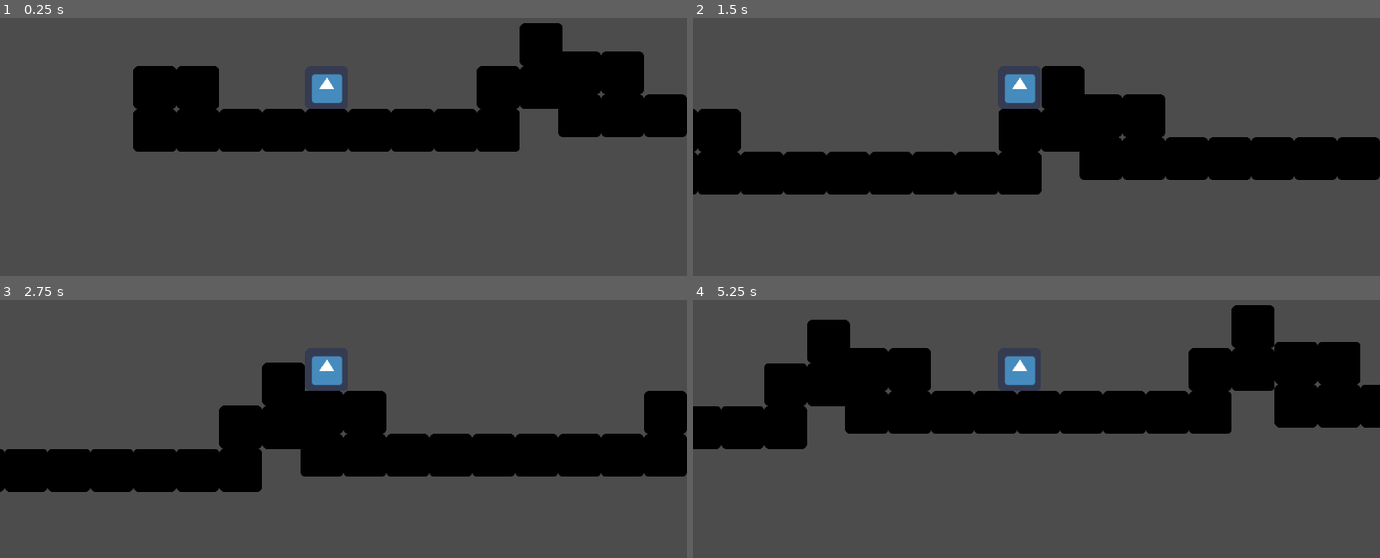
Above: before the commit, frames 1-4 (two rows, left to right).
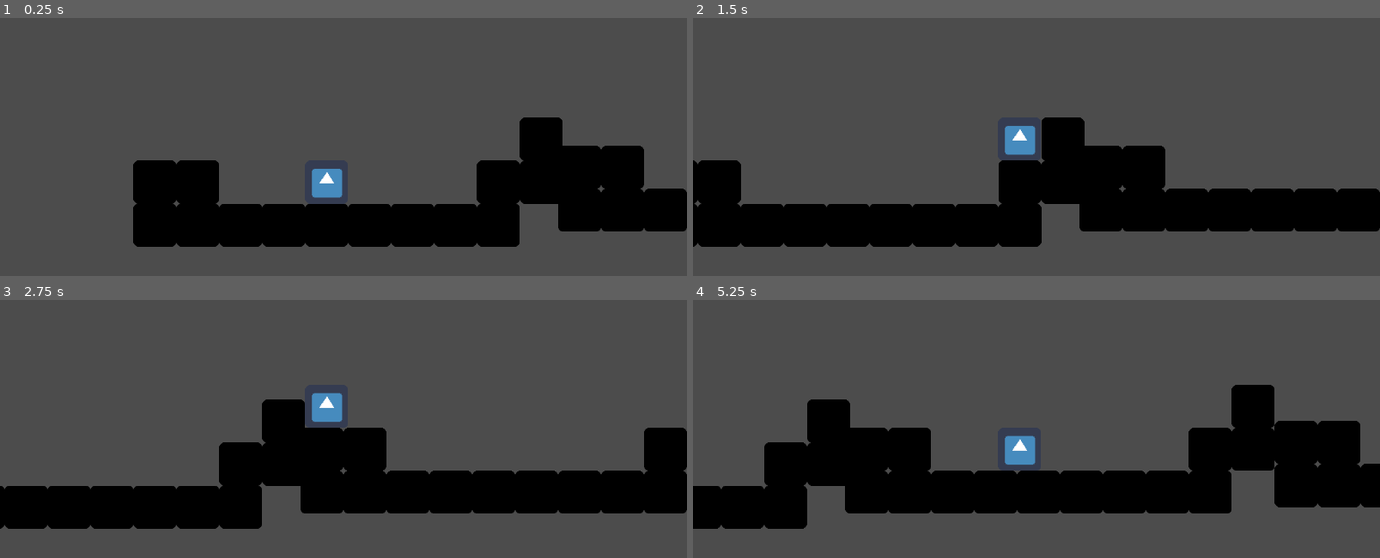
Above: after the commit, the same moments.

Repository: WilssoN93/godot-game
Game: Godot game, scene res://world.tscn
Two runs of this game, one before a commit and one after it. Both use one fixed random seed, a clock stepped at 60 frames per second and the inputs below. The engine's default icon, where the game draws it, is replaced by a stand-in: a white triangle on a blue panel in a dark square.
Inputs:
- Up to frame 1 (0.25 s): no input
- Up to frame 2 (1.5 s): tap Enter at 0.5 s; hold Right (ui_right) from 0.53 s (still down); tap Up (ui_up) at 0.77 s
- Up to frame 3 (2.75 s): tap Up (ui_up) at 1.52 s; release Right (ui_right) at 2.03 s; hold Left (ui_left) from 2.03 s (still down)
- Up to frame 4 (5.25 s): tap Space at 2.75 s; release Left (ui_left) at 2.78 s; hold Right (ui_right) 2.78-4.28 s; tap Up (ui_up) at 3.02, 3.77, 4.52 s; tap Enter at 4.25 s; hold Left (ui_left) 4.28-5.03 s; hold Right (ui_right) from 5.03 s (still down)

The runs differ from the first frame. In frame 1, 40% of the frame differs, in the area x 19-100%, y 1-89%; in frame 2, 36%; in frame 3, 29%; in frame 4, 48%, in the area x 0-100%, y 1-89%.

Commit message:
camera is now working!

Diff:
--- a/Camera2D.gd
+++ b/Camera2D.gd
@@ -1,11 +1,9 @@
 extends Camera2D
+onready var player = get_node("..")
 
-# Declare member variables here. Examples:
-# var a = 2
-# var b = "text"
-
-
-
+func _ready():
+	limit_bottom = 500
 func _process(delta):
-
-	pass
+	if player.get_position().y >= limit_bottom + 100:
+		print(player.get_position().y)
+		get_tree().reload_current_scene()
--- a/KinematicBody2D.gd
+++ b/KinematicBody2D.gd
@@ -5,10 +5,8 @@
 const SPEED = 400
 const GRAVITY = 30
 const JUMP = -600
-onready var player = get_node(".")
 
 func _physics_process(delta):
-	print(player)
 	motion.y += GRAVITY
 	if Input.is_action_pressed("ui_right"):
 		motion.x =SPEED
@@ -16,7 +14,6 @@
 		motion.x = -SPEED
 	else:
 		motion.x = 0
-
 
 	if is_on_floor():
 		if Input.is_action_just_pressed("ui_up"):
--- a/world.tscn
+++ b/world.tscn
@@ -1,7 +1,8 @@
-[gd_scene load_steps=5 format=2]
+[gd_scene load_steps=6 format=2]
 
 [ext_resource path="res://KinematicBody2D.gd" type="Script" id=1]
 [ext_resource path="res://icon.png" type="Texture" id=2]
+[ext_resource path="res://Camera2D.gd" type="Script" id=3]
 
 [sub_resource type="RectangleShape2D" id=1]
 extents = Vector2( 32, 32 )
@@ -31,6 +32,7 @@
 drag_margin_top = 0.5
 drag_margin_right = 0.5
 drag_margin_bottom = 1.0
+script = ExtResource( 3 )
 
 [node name="walls" type="Node" parent="."]
 editor/display_folded = true
